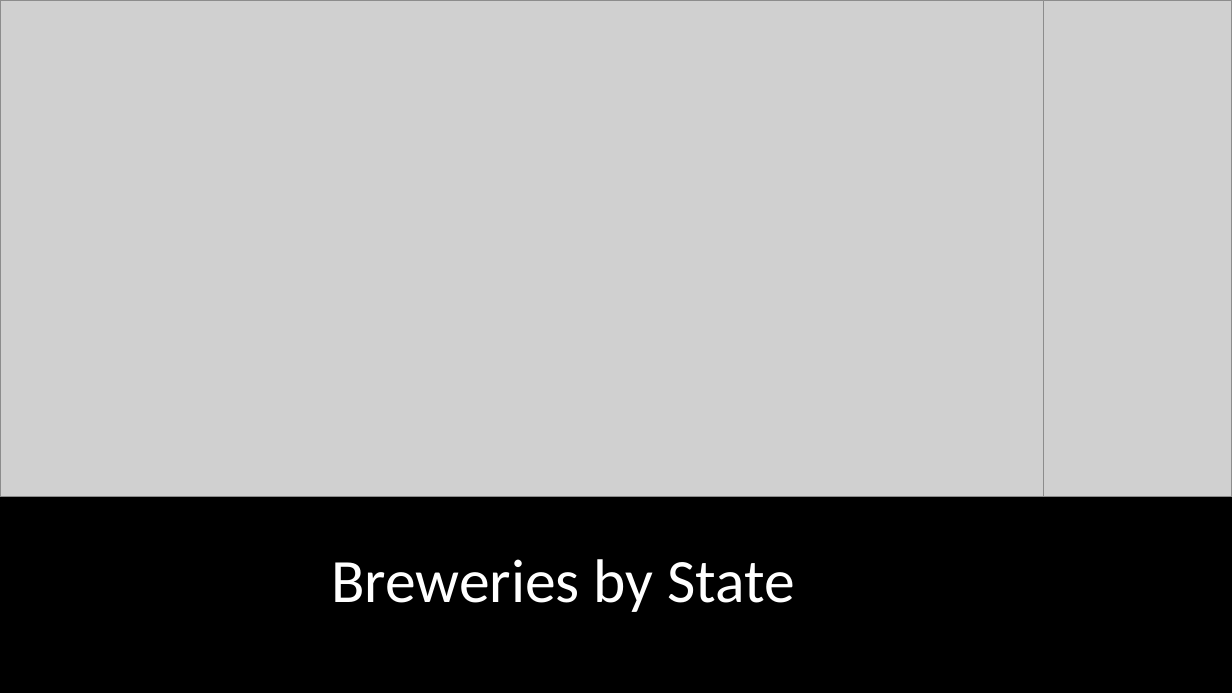
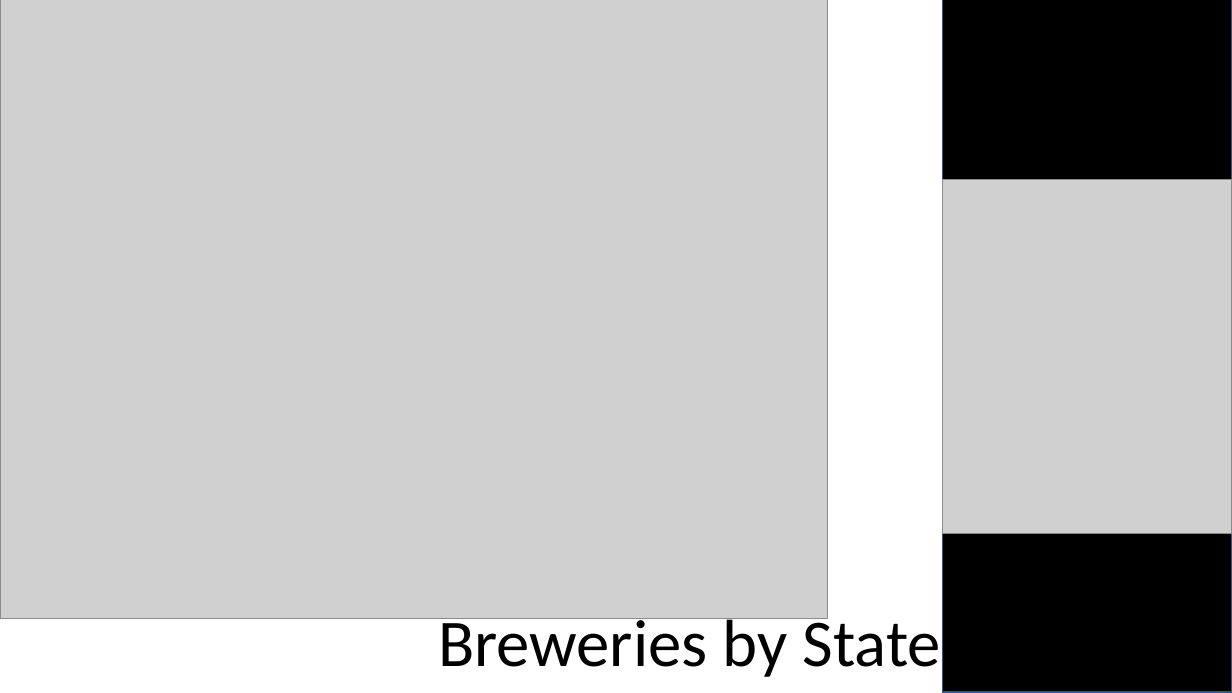
Before and after one commit to nelson4401/Craft_Beers_and_Breweries, a slide deck: slide 2 of EDA_Beer_and_Brews-Case_Study1.pptx. Drawn at 1232x693 pixels with LibreOffice and Linux fonts; fonts in the diff are those of the drawing; grey boxes stand for pictures. Boxes give left, top, right and bottom in pixels: in the first picture for what was removed or moved away, otherwise in the second. Text is boxed around its words. In the diff, an @@ line names an element or a change of style, - is before the commit and + after.

```diff
--- a/EDA_Beer_and_Brews-Case_Study1.pptx
+++ b/EDA_Beer_and_Brews-Case_Study1.pptx
@@ background #000000 to #FFFFFF @@
@@ picture: place and size @@
-picture at [0,0,1043,497]
+picture at [0,0,828,618]
@@ rectangle added at [943,0,1232,692], fill #000000, outline #325491 1 pt @@
@@ picture: place and size @@
-picture at [824,0,1232,497]
+picture at [943,179,1232,533]
@@ title "Breweries by State": place and size @@
-title "Breweries by State" at [331,559,796,612]
+title "Breweries by State" at [438,611,941,677]
@@ title "Breweries by State" at [438,611,941,677]: size 48 to 52 pt, text colour #FFFFFF to #000000; alignment right to centre @@
```
Also in this commit, not shown: 5 other slides changed, 3 slides added, 2 slides removed.
